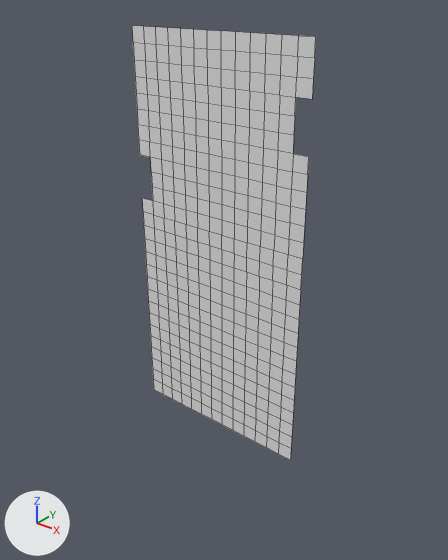
One commit to the OBJ model MardukGame/Assets/Tiled2Unity/Meshes/levelChunk16.obj: the scene before it, then after it.
Rendered twice from a 50 mm camera at (-2818.0, -1823.0, -28.0) aimed at (-4320.0, 55.0, -1192.0). The axes (+X, +Y, +Z) are drawn at lower left. The lights are the same throughout. Mesh edges are drawn as thin lines. Where no turn or scale is listed for an object, it has been applied to the vertices.

Before the edit, the objects in view are built like this:
```python
me_levelchunk16 = bpy.data.meshes.new('levelChunk16')
me_levelchunk16.from_pydata(...)  # 388 vertices, 345 faces; spans x -4736.0..-3904.0, y 0.0, z -1920.0..-192.0
ob_levelchunk16 = bpy.data.objects.new('levelChunk16', me_levelchunk16)
ob_levelchunk16.location = (0.0, 0.0, 0.0)
```
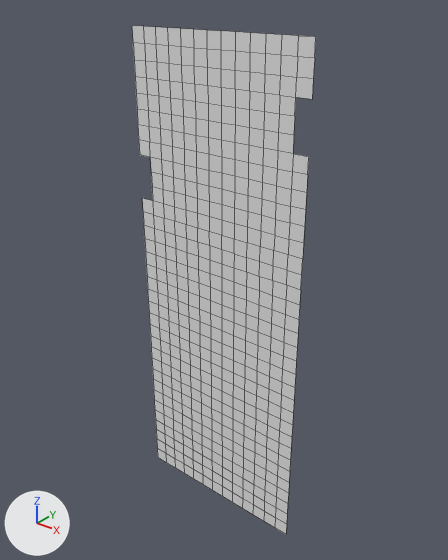
What differs and where, as boxes [x1, y1, x2, y2] in the pictures (448 x 560 px):
'levelChunk16', reshaped (17% taller): before [132, 26, 316, 460]; after [132, 26, 316, 534]
part 1 of me_levelchunk16, added: after [154, 390, 290, 534]

What the commit changed:
me_levelchunk16 is used by ob_levelchunk16; location (0.0, 0.0, 0.0).
me_levelchunk16 had 388 vertices, 345 faces and spanned x -4736.0..-3904.0, y 0.0, z -1920.0..-192.0.
me_levelchunk16 now has 486 vertices, 436 faces and spans x -4736.0..-3904.0, y 0.0, z -2368.0..-192.0.
Part 1, on me_levelchunk16:
14 new vertices lie (0.0, 0.0, -64.0) away from vertices in x -4736.0..-3904.0, y 0.0, z -1920.0.
14 new vertices lie (0.0, 0.0, -64.0) away from vertices in x -4736.0..-3904.0, y 0.0, z -1984.0.
14 new vertices lie (0.0, 0.0, -64.0) away from vertices in x -4736.0..-3904.0, y 0.0, z -2048.0.
14 new vertices lie (0.0, 0.0, -64.0) away from vertices in x -4736.0..-3904.0, y 0.0, z -2112.0.
14 new vertices lie (0.0, 0.0, -64.0) away from vertices in x -4736.0..-3904.0, y 0.0, z -2176.0.
14 new vertices lie (0.0, 0.0, -64.0) away from vertices in x -4736.0..-3904.0, y 0.0, z -2240.0.
14 new vertices lie (0.0, 0.0, -64.0) away from vertices in x -4736.0..-3904.0, y 0.0, z -2304.0.
91 new faces join them.
